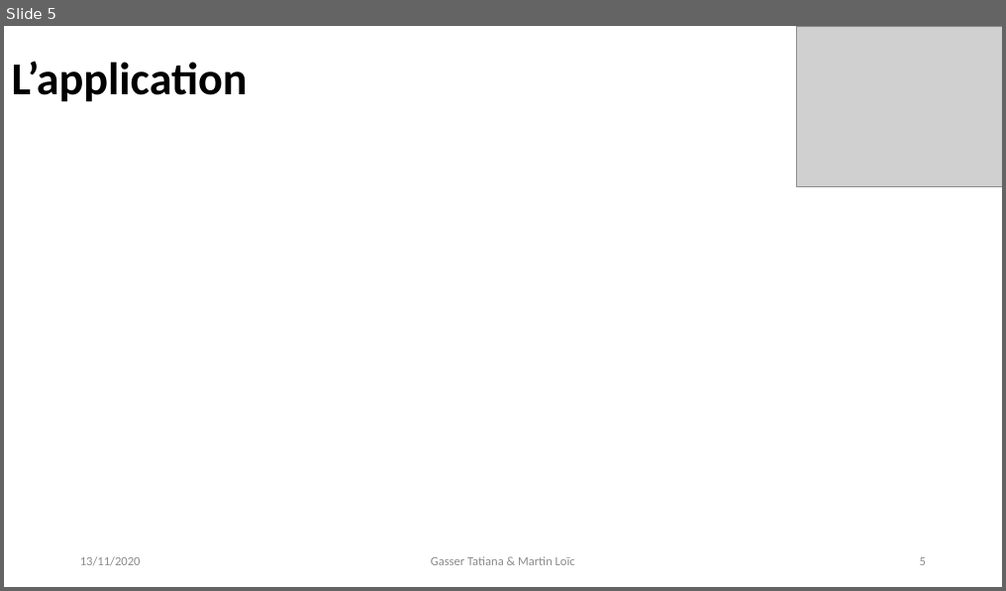
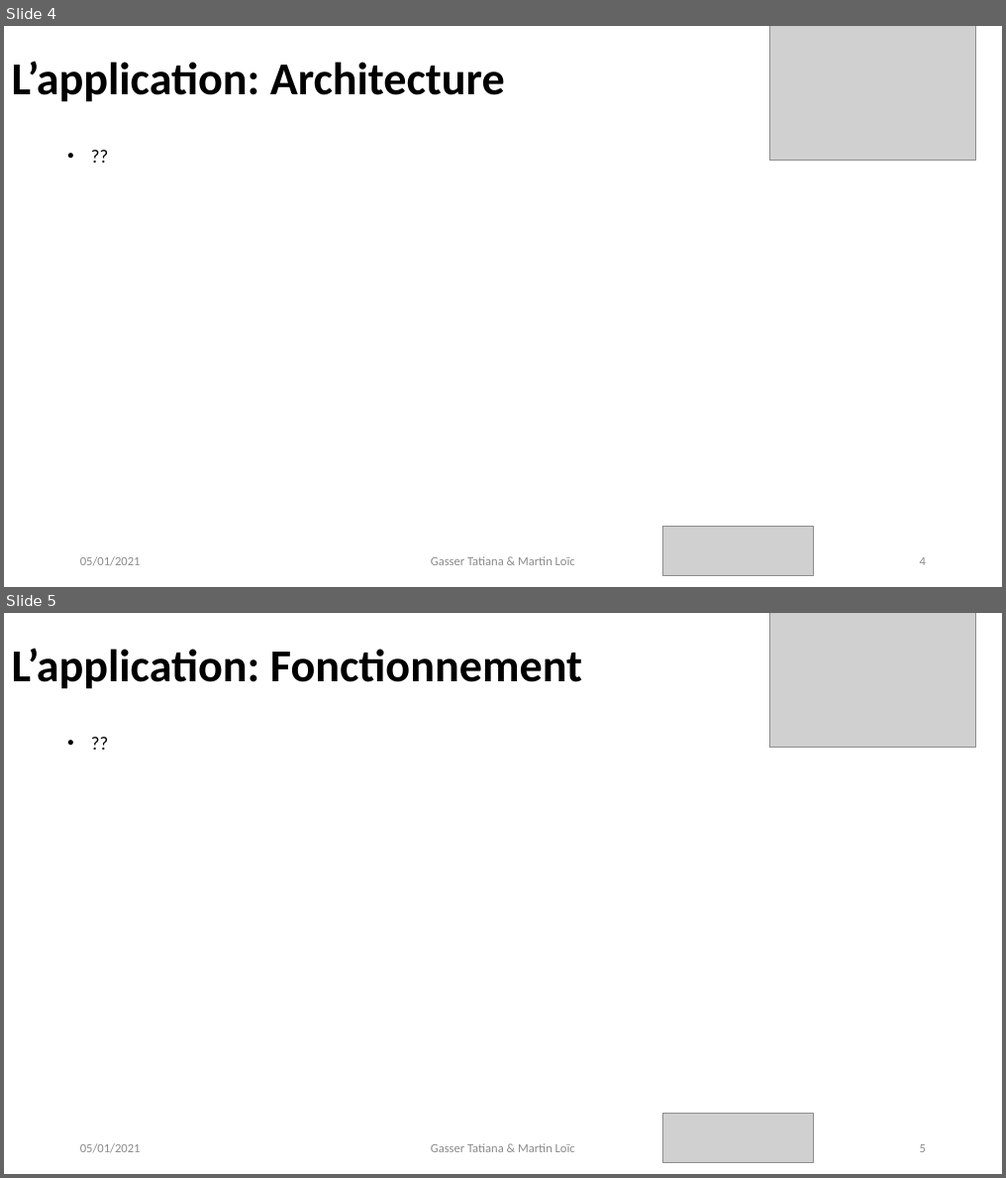
Before and after one commit to gxfab/LO52_A2020, a slide deck: Projet/Docs/Projet_Gasser_Martin.pptx. Shown one above the other, each under a label of ours: slide 5 before the commit, slides 4 and 5 after it. The pictures are 1006x591 and 1006x1178 pixels, drawn with LibreOffice and Linux fonts; fonts in the diff are those of the drawing; grey boxes stand for pictures. Boxes give left, top, right and bottom in pixels: in the first picture for what was removed or moved away, otherwise in the second. Text is boxed around its words. In the diff, an @@ line names an element or a change of style, - is before the commit and + after.

```diff
--- a/Projet/Docs/Projet_Gasser_Martin.pptx
+++ b/Projet/Docs/Projet_Gasser_Martin.pptx
@@ slide 5 added at <box>4,613,1002,1174</box>, background #FFFFFF @@
@@ picture added at <box>770,613,976,747</box> @@
@@ title added at <box>12,648,582,689</box>, 44 pt, text #000000, bold @@
+L’application: Fonctionnement
@@ text added at <box>60,728,880,758</box>, 18 pt, text #000000 @@
+• ??
@@ picture added at <box>662,1114,813,1163</box> @@
@@ text added at <box>80,1144,141,1154</box>, 12 pt, text #8C8C8C @@
+05/01/2021
@@ text added at <box>431,1144,575,1153</box>, 12 pt, text #8C8C8C @@
+Gasser Tatiana & Martin Loïc
@@ page number added at <box>920,1145,926,1153</box>, 12 pt, text #8C8C8C @@
+5
@@ what was slide 5 is now slide 4 @@
@@ slide 4 changed as well @@
@@ picture: place and size @@
-picture at <box>796,26,1002,186</box>
+picture at <box>770,26,976,160</box>
@@ title at <box>12,61,505,102</box>: text changed @@
-L’application
+L’application: Architecture
@@ text added at <box>60,141,880,171</box>, 18 pt, text #000000 @@
+• ??
@@ picture added at <box>662,527,813,576</box> @@
@@ text at <box>80,557,141,567</box>: text changed @@
-13/11/2020
+05/01/2021
@@ page number at <box>920,558,926,566</box>: text changed @@
-5
+4
```
Also in this commit, not shown: 5 other slides changed, 1 other slide added, 1 slide removed, 13 other files.
